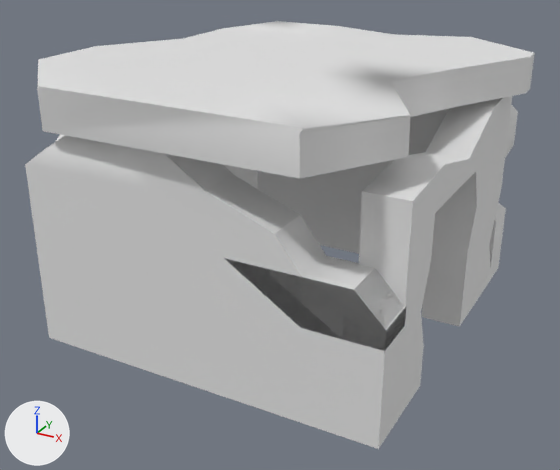
Renders of the FBX model Assets/Models/Structures/Houses/house.FBX from each side of a commit.
One viewpoint serves both versions: a 50 mm lens placed at (1.72, -3.22, 1.91), pointed at (0.07, -0.21, 0.41). Lighting does not change. The marker at lower left points along +X, +Y and +Z. Where no turn or scale is listed for an object, it has been applied to the vertices.
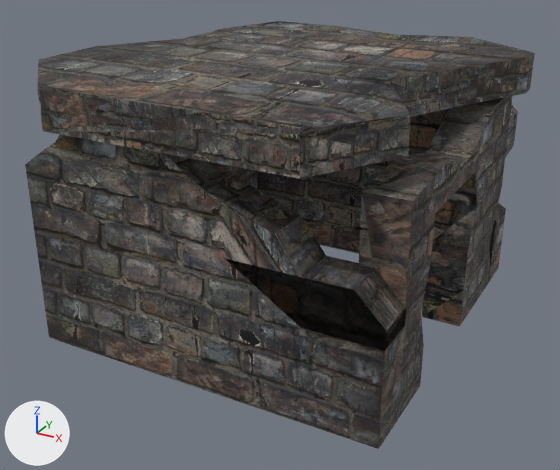
The newer file is also turned or shifted as a whole; pictures and numbers use the older file's frame.

Where the change shows, as pixel boxes (x1, y1, x2, y2) in the pictures (560 x 470 px):
'Box002', recoloured
    both: (25, 135, 406, 449)
'Box004', recoloured (white to grey)
    both: (37, 21, 535, 179)
'Line001', recoloured (grey to black)
    both: (359, 96, 512, 419)
'Box001', recoloured (grey to black)
    both: (257, 104, 518, 278)
'Box003', recoloured (grey to black)
    both: (55, 135, 257, 189)

Edits to the bpy script that builds the scene:
```text
Add img_texture_darkmixedoldbrick_jpg:
    img_texture_darkmixedoldbrick_jpg = load_image('Texture_DarkMixedOldBrick.jpg', '_unpacked/Texture_DarkMixedOldBrick.jpg', 3888, 2592, 'sRGB')
Add mat_01___default:
    mat_01___default = principled_material('01 - Default')
    mat_01___default.texture = img_texture_darkmixedoldbrick_jpg
    mat_01___default.roughness = 0.859
Change me_mesh_001:
    where me_mesh_001.from_pydata(...)  # 82 vertices, 160 faces; spans x -0.83..0.83, y -0.1..0.1, z 0.0..1.07
    add me_mesh_001.materials.append(mat_01___default)  # picture img_texture_darkmixedoldbrick_jpg
Change me_mesh_004:
    where me_mesh_004.from_pydata(...)  # 68 vertices, 132 faces; spans x -0.95..0.95, y -0.95..0.95, z -0.03..0.17
    add me_mesh_004.materials.append(mat_01___default)  # picture img_texture_darkmixedoldbrick_jpg
Change me_mesh_002:
    where me_mesh_002.from_pydata(...)  # 106 vertices, 195 faces; spans x -0.11..0.119, y -0.704..0.704, z 0.0..1.074
    add me_mesh_002.materials.append(mat_01___default)  # picture img_texture_darkmixedoldbrick_jpg
Change me_mesh:
    where me_mesh.from_pydata(...)  # 98 vertices, 192 faces; spans x -0.83..0.83, y -0.1..0.1, z 0.0..1.07
    add me_mesh.materials.append(mat_01___default)  # picture img_texture_darkmixedoldbrick_jpg
Change me_mesh_003:
    where me_mesh_003.from_pydata(...)  # 46 vertices, 88 faces; spans x -0.192..0.0, y -0.629..0.776, z -0.463..0.598
    add me_mesh_003.materials.append(mat_01___default)  # picture img_texture_darkmixedoldbrick_jpg
```
